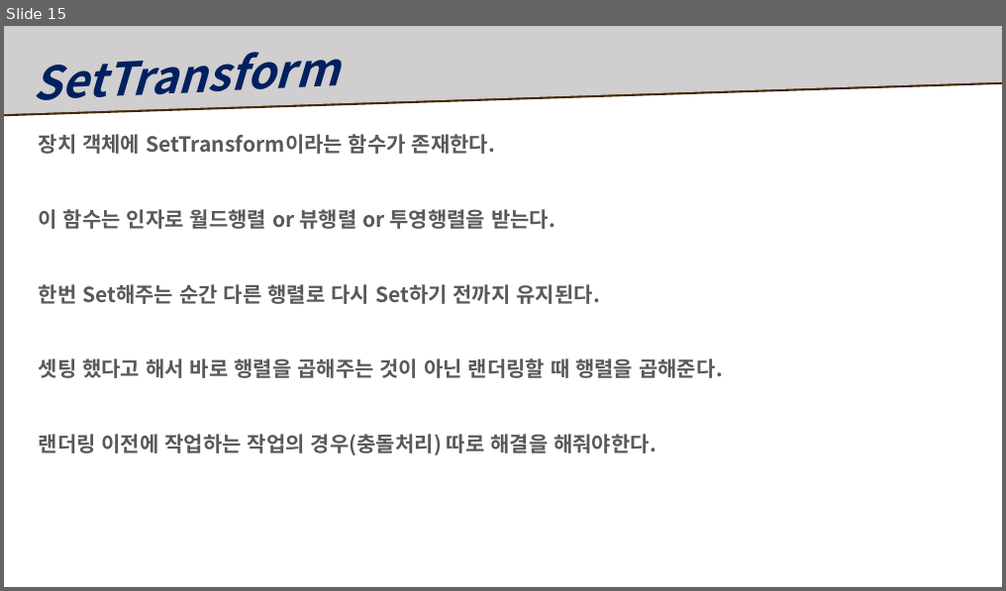
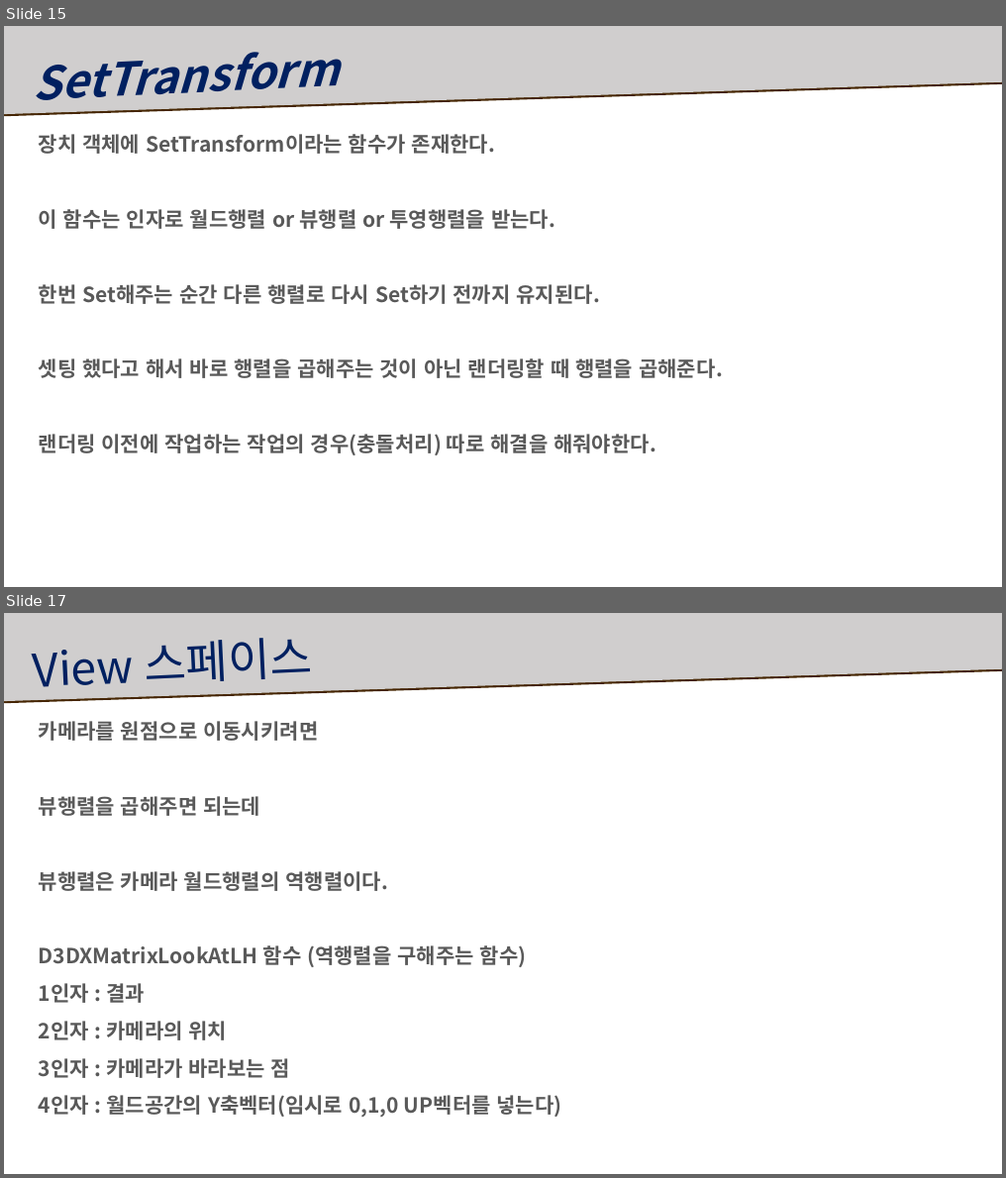
Before and after one commit to Ahnhyunsoo/Study, a slide deck: 5Month/복습자료/수업 복습.pptx. Shown one above the other, each under a label of ours: slide 15 before the commit, slides 15 and 17 after it; the slides between them are not shown. The pictures are 1006x591 and 1006x1178 pixels, drawn with LibreOffice and Linux fonts; fonts in the diff are those of the drawing. Boxes give left, top, right and bottom in pixels: in the first picture for what was removed or moved away, otherwise in the second. Text is boxed around its words. In the diff, an @@ line names an element or a change of style, - is before the commit and + after.

```diff
--- a/5Month/복습자료/수업 복습.pptx
+++ b/5Month/복습자료/수업 복습.pptx
@@ slide 17 added at box(4, 613, 1002, 1174), background #FFFFFF @@
@@ freeform shape added at box(4, 613, 1002, 701), fill #D0CECE @@
@@ text added at box(145, 638, 313, 681), 44 pt, text #002060 @@
+View 스페이스
@@ text added at box(39, 721, 562, 1117), 20 pt, text #595959, bold @@
+카메라를 원점으로 이동시키려면
+뷰행렬을 곱해주면 되는데
+뷰행렬은 카메라 월드행렬의 역행렬이다.
+D3DXMatrixLookAtLH 함수 (역행렬을 구해주는 함수)
+1인자 : 결과
+2인자 : 카메라의 위치
+3인자 : 카메라가 바라보는 점
+4인자 : 월드공간의 Y축벡터(임시로 0,1,0 UP벡터를 넣는다)
```
Also in this commit, not shown: 4 slides changed, 17 other slides added, 1 slide removed, 3 other files.
